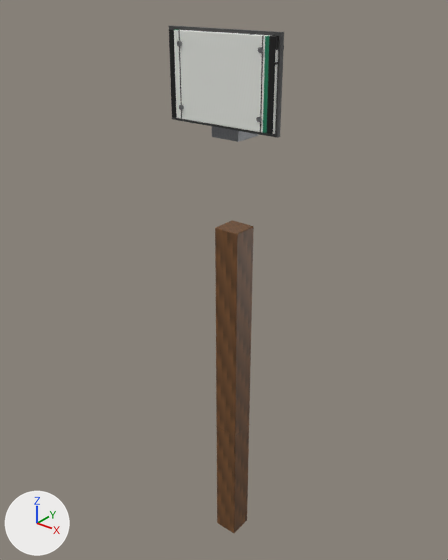
The COLLADA model beamng-props/lap-signs/export/dae/lapsign_01.dae as it was, and as the next commit left it.
Both versions are drawn from a 50 mm lens placed at (1.28, -1.66, 2.25), pointed at (-0.06, 0.02, 1.21). Lighting does not change. The marker at lower left points along +X, +Y and +Z. The older version comes first. Where no turn or scale is listed for an object, it has been applied to the vertices.

Script lines for the objects in view, before the commit:
```python
me_cube = bpy.data.meshes.new('Cube')
me_cube.from_pydata(...)  # 56 vertices, 108 faces; spans x -0.05..0.05, y -0.05..0.05, z 0.0..1.45
me_cube.materials.append(mat_lap_wood)  # picture img_post_wood_png
me_cube_001 = bpy.data.meshes.new('Cube.001')
me_cube_001.from_pydata(...)  # a box spanning x -0.056..0.056, y -0.056..0.056, z -0.02..0.02
me_cube_001.materials.append(mat_lap_metal)  # picture img_sign_metal_png
me_cube_002 = bpy.data.meshes.new('Cube.002')
me_cube_002.from_pydata(...)  # 56 vertices, 108 faces; spans x -0.21..0.21, y -0.015..0.015, z -0.14..0.14
me_cube_002.materials.append(mat_lap_sign)  # picture img_lap_01_png
me_cube_003 = bpy.data.meshes.new('Cube.003')
me_cube_003.from_pydata(...)  # a box spanning x -0.22..0.22, y -0.007..0.007, z -0.15..0.15
me_cube_003.materials.append(mat_lap_frame)  # dark grey #505050
ob_lap_band = bpy.data.objects.new('lap_band', me_cube_001)
ob_lap_band.location = (0.0, 0.0, 1.795)
ob_lap_frame = bpy.data.objects.new('lap_frame', me_cube_003)
ob_lap_frame.location = (0.0, -0.066, 1.965)
ob_lap_post = bpy.data.objects.new('lap_post', me_cube)
ob_lap_post.location = (0.0, 0.0, 0.0)
ob_lap_sign = bpy.data.objects.new('lap_sign', me_cube_002)
ob_lap_sign.location = (0.0, -0.07, 1.965)
```
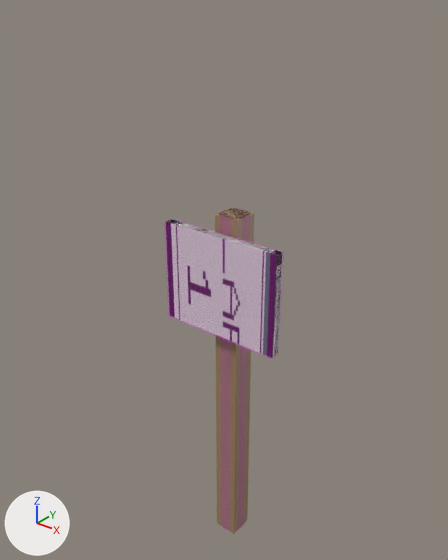
Where the newer file only moved an object's origin or applied its transform, the numbers keep the older frame.

Boxes [x1, y1, x2, y2] around the edits, measured in the pictures (448 x 560 px):
```json
{"object": "Colmesh_sign-1", "change": "added", "after": [164, 219, 284, 360]}
{"object": "lap_post", "change": "reshaped", "before": [215, 220, 254, 533], "after": [215, 207, 254, 534]}
{"object": "lap_sign", "change": "deleted", "before": [169, 29, 279, 134]}
{"object": "Colmesh_post-1", "change": "added", "after": [218, 208, 250, 531]}
{"object": "lap_frame", "change": "deleted", "before": [169, 26, 284, 138]}
{"object": "lap_band", "change": "deleted", "before": [212, 126, 258, 142]}
{"object": "sign", "change": "added", "after": [170, 220, 282, 357]}
```

Scene script edits in JSON lines:
```json
{"op": "add", "block": "mat_wood_113", "code": ["mat_wood_113 = principled_material('wood.113')", "mat_wood_113.base_color = (0.35, 0.22, 0.12)  # brown #a08161"]}
{"op": "add", "block": "mat_colmesh_material", "code": ["mat_colmesh_material = principled_material('Colmesh_Material')", "mat_colmesh_material.base_color = (1.0, 0.0, 1.0)  # pink #ff00ff", "mat_colmesh_material.alpha = 0.15"]}
{"block": "me_cube", "where": "# used by ob_lap_post; location = (0.0, 0.0, 0.0)"}
{"op": "remove", "block": "me_cube", "code": "me_cube.from_pydata(...)  # 56 vertices, 108 faces; spans x -0.05..0.05, y -0.05..0.05, z 0.0..1.45"}
{"op": "remove", "block": "me_cube", "code": "me_cube.materials.append(mat_lap_wood)  # picture img_post_wood_png"}
{"op": "add", "block": "me_cube", "code": "me_cube.from_pydata(...)  # 8 vertices, 12 faces; spans x -0.05..0.05, y -0.05..0.05, z 0.0..1.5"}
{"block": "me_cube", "change": "me_cube part 1: the whole mesh is rebuilt"}
{"op": "add", "block": "me_cube", "code": "me_cube.materials.append(mat_wood_113)  # brown #a08161"}
{"op": "add", "block": "me_colmesh_sign_1", "code": ["me_colmesh_sign_1 = bpy.data.meshes.new('Colmesh_sign-1')", "me_colmesh_sign_1.from_pydata(...)  # a box spanning x -0.25..0.25, y -0.025..0.025, z -0.2..0.2", "me_colmesh_sign_1.materials.append(mat_colmesh_material)  # pink #ff00ff"]}
{"op": "add", "block": "me_colmesh_post_1", "code": ["me_colmesh_post_1 = bpy.data.meshes.new('Colmesh_post-1')", "me_colmesh_post_1.from_pydata(...)  # an 8-sided cylinder along z spanning x -0.06..0.06, y -0.06..0.06, z -0.75..0.75", "me_colmesh_post_1.materials.append(mat_colmesh_material)  # pink #ff00ff"]}
{"op": "add", "block": "me_cube_001_1", "code": ["me_cube_001_1 = bpy.data.meshes.new('Cube.001')", "me_cube_001_1.from_pydata(...)  # a box spanning x -0.25..0.25, y -0.015..0.015, z -0.2..0.2", "me_cube_001_1.materials.append(mat_lap_sign)  # picture img_lap_01_png"]}
{"op": "remove", "block": "ob_lap_band", "code": ["ob_lap_band = bpy.data.objects.new('lap_band', me_cube_001)", "ob_lap_band.location = (0.0, 0.0, 1.795)"]}
{"op": "remove", "block": "ob_lap_sign", "code": ["ob_lap_sign = bpy.data.objects.new('lap_sign', me_cube_002)", "ob_lap_sign.location = (0.0, -0.07, 1.965)"]}
{"op": "remove", "block": "ob_lap_frame", "code": ["ob_lap_frame = bpy.data.objects.new('lap_frame', me_cube_003)", "ob_lap_frame.location = (0.0, -0.066, 1.965)"]}
{"op": "add", "block": "ob_colmesh_sign_1", "code": ["ob_colmesh_sign_1 = bpy.data.objects.new('Colmesh_sign-1', me_colmesh_sign_1)", "ob_colmesh_sign_1.location = (0.0, -0.08, 1.24)"]}
{"op": "add", "block": "ob_colmesh_post_1", "code": ["ob_colmesh_post_1 = bpy.data.objects.new('Colmesh_post-1', me_colmesh_post_1)", "ob_colmesh_post_1.location = (0.0, 0.0, 0.75)"]}
{"op": "add", "block": "ob_sign", "code": ["ob_sign = bpy.data.objects.new('sign', me_cube_001_1)", "ob_sign.location = (0.0, -0.08, 1.24)"]}
```
